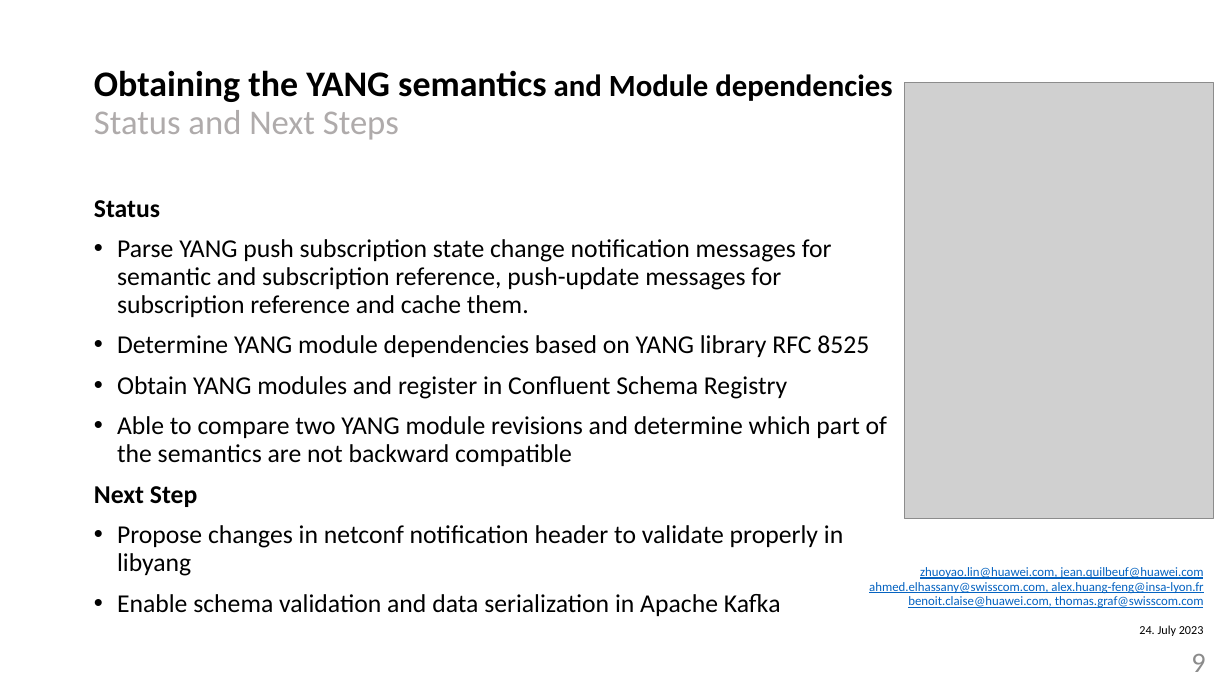
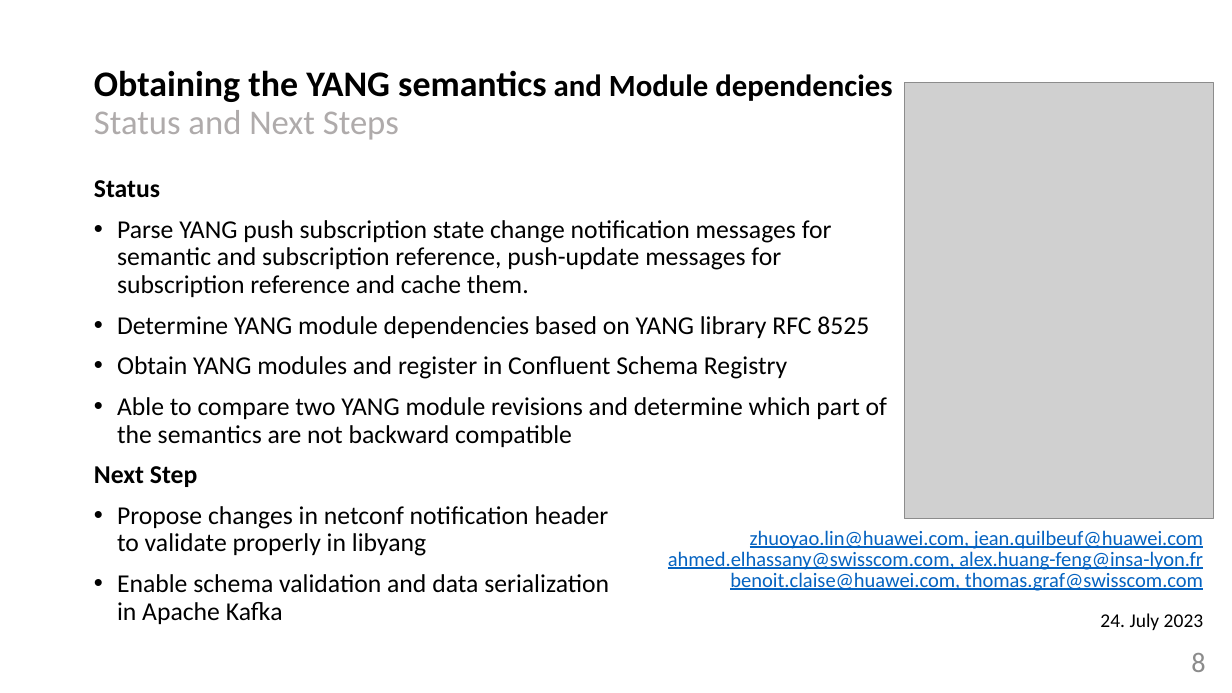
Before and after one commit to network-analytics/ietf-network-analytics-document-status, a slide deck: slide 8 of 117/Side-Meetings/ietf117-netconf-yang-push-data-mesh-integration.pptx (slide 9 before the commit). Drawn at 1232x693 pixels with LibreOffice and Linux fonts; fonts in the diff are those of the drawing; grey boxes stand for pictures. Boxes give left, top, right and bottom in pixels: in the first picture for what was removed or moved away, otherwise in the second. Text is boxed around its words. In the diff, an @@ line names an element or a change of style, - is before the commit and + after.

```diff
--- a/117/Side-Meetings/ietf117-netconf-yang-push-data-mesh-integration.pptx
+++ b/117/Side-Meetings/ietf117-netconf-yang-push-data-mesh-integration.pptx
@@ text "Status": place and size @@
-text "Status" at <box>94,200,887,616</box>
+text "Status" at <box>94,180,887,593</box>
@@ text "zhuoyao.lin@huawei.com, jean.quilbeuf@huawei.com": place and size @@
-text "zhuoyao.lin@huawei.com, jean.quilbeuf@huawei.com" at <box>869,567,1204,636</box>
+text "zhuoyao.lin@huawei.com, jean.quilbeuf@huawei.com" at <box>668,530,1204,630</box>
@@ text "zhuoyao.lin@huawei.com, jean.quilbeuf@huawei.com" at <box>668,530,1204,630</box>: size 10 to 16 pt; size 9.5 to 15.2 pt in "24. July 2023" @@
@@ page number at <box>1191,653,1205,672</box>: text changed @@
-9
+8
```
Also in this commit, not shown: 3 other slides changed, 2 slides added, 4 slides removed, 1 other file.
